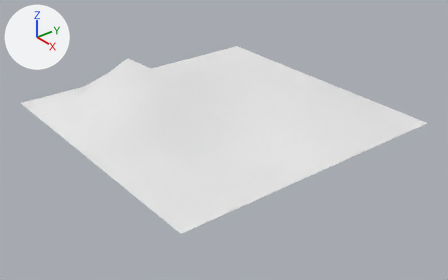
The Blender file jcrpg/tools/blender/structures/ground/ground_1.blend as it was, and as the next commit left it.
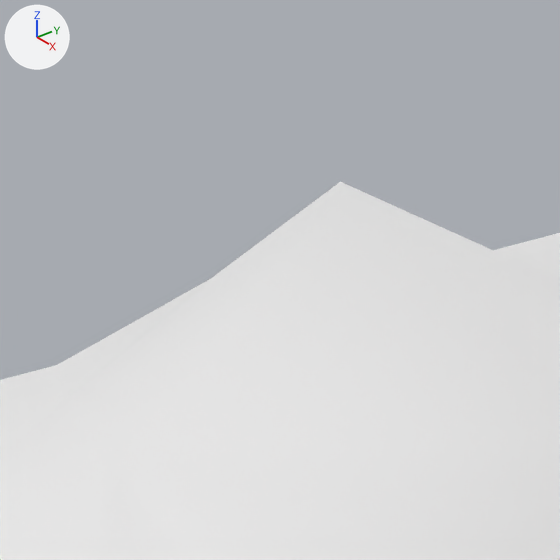
Each version appears first whole from a 50 mm camera at (3.084, -2.38, 1.812) aimed at (0.133, -0.045, -0.143), and next in a close-up on the part from 17% to 36% of the width and 11% to 42% of the height. Lighting does not change. The marker at upper left points along +X, +Y and +Z.
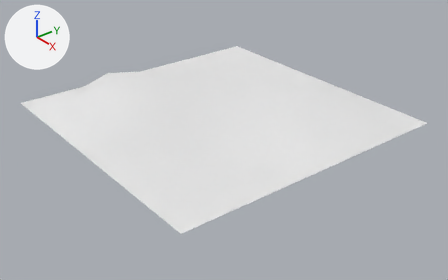
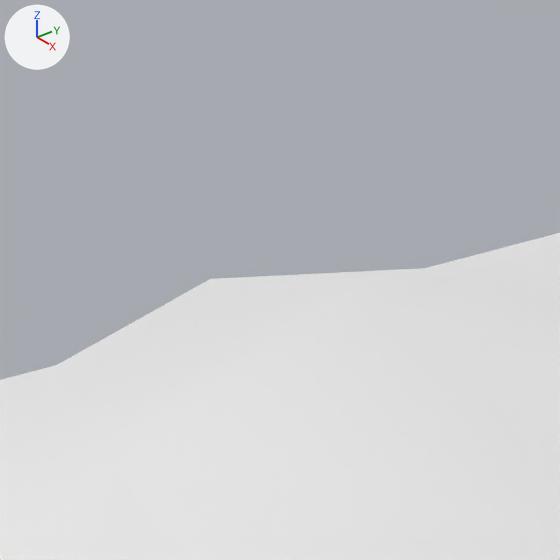
The change, as JSON lines over the scene's bpy script:
```json
{"block": "me_cube", "where": "me_cube.from_pydata(...)  # 41 vertices, 44 faces; spans x -1.0..1.0, y -1.0..1.0, z -0.22..0.22"}
{"block": "me_cube", "where": "# used by ob_cube; location = (0.0, 0.0, 0.113)"}
{"block": "me_cube", "change": "me_cube part 1"}
{"op": "set", "path": "me_cube.vertices[28].co", "old": "(0.02, -0.4, 0.1)", "new": "(0.02, -0.4, -0.01)"}
{"op": "set", "path": "me_cube.vertices[39].co", "old": "(-0.53, -0.37, 0.22)", "new": "(-0.53, -0.37, 0.11)", "note": "pixel (340, 181) -> pixel (347, 276)"}
```

Location of each change, [x1, y1, x2, y2] in pixels of the close-ups (560 x 560 px; the box of a moved part takes in the faces that stretch with it):
```json
{"object": "Cube", "change": "reshaped", "before": [0, 182, 560, 560], "after": [0, 233, 560, 560]}
{"part": 1, "of": "me_cube", "change": "moved or reshaped", "before": [209, 182, 494, 282], "after": [209, 277, 302, 282]}
```
